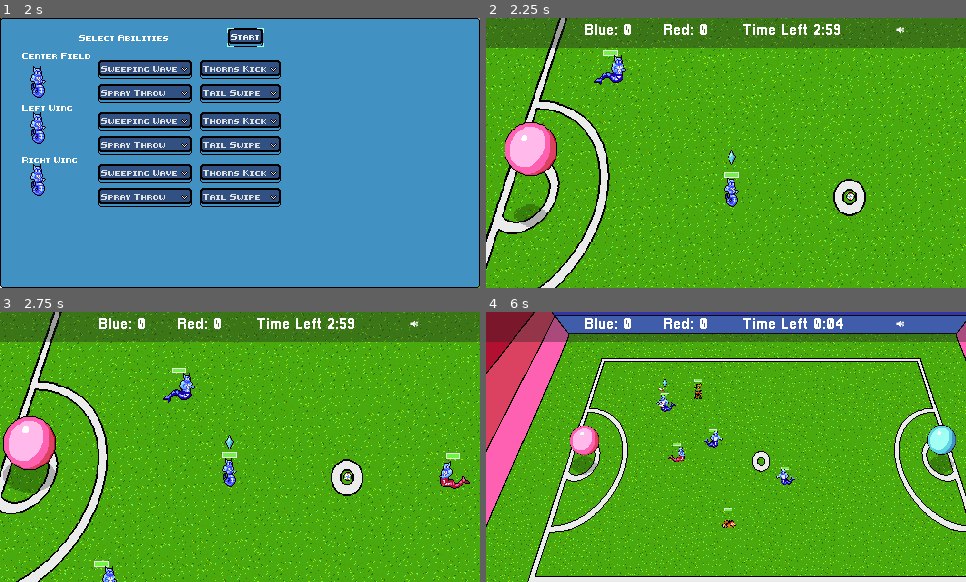
Above: before the commit, frames 1-4 (two rows, left to right).
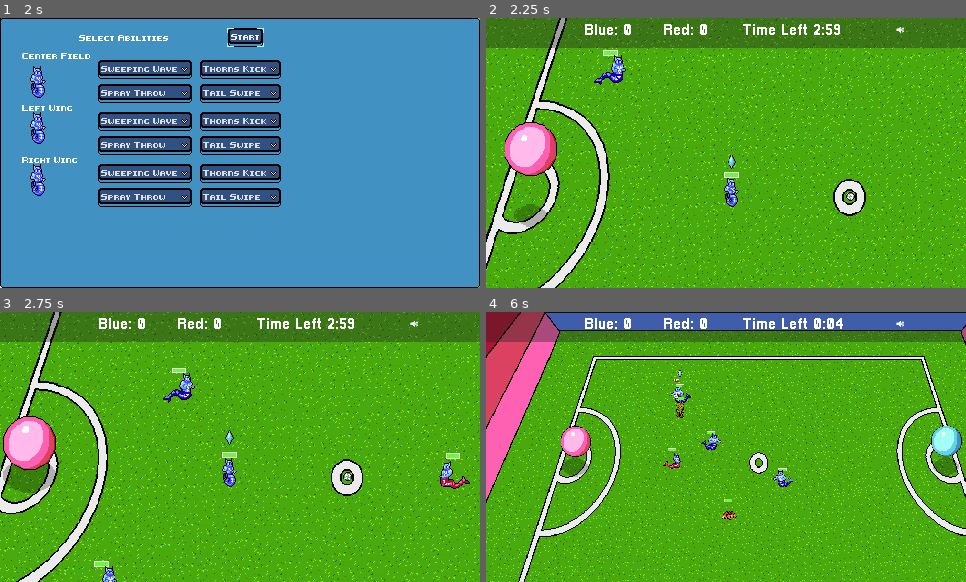
Above: after the commit, the same moments.

Repository: gamkedo-la/Elementaball
Game: Godot game, scene res://UI/StartMenu.tscn
Two runs of this game, one before a commit and one after it. Both use one fixed random seed, a clock stepped at 60 frames per second and the inputs below.
Inputs (mouse positions are in pixels of both pictures, inside the frame that each line leads up to):
- Up to frame 1 (2 s): click "New Game" at 0.5 s; click "Next" at 1.25 s
- Up to frame 2 (2.25 s): click "Start" at 2 s
- Up to frame 3 (2.75 s): no input
- Up to frame 4 (6 s): move the mouse to (802, 328) at 2.77 s; hold Right (ui_right) 2.78-3.53 s; hold T (time_hack) 2.78-3.53 s; move the mouse to (630, 460) at 3.52 s; hold Down (ui_down) 3.53-4.28 s; tap T (time_hack) at 3.6, 5.1 s; move the mouse to (774, 387) at 4.27 s; hold Right (ui_right) 4.28-5.03 s; hold T (time_hack) 4.28-5.03 s; move the mouse to (702, 501) at 5.02 s; hold Up (ui_up) 5.03-5.78 s; move the mouse to (870, 487) at 5.77 s; hold Left (ui_left) from 5.78 s (still down); hold T (time_hack) from 5.78 s (still down)

Frame 1 is identical in both runs. In frame 2, less than 0.1% of the frame differs, in the area x 50-53%, y 48-56%; in frame 3, less than 0.1%; in frame 4, 26%, in the area x 0-100%, y 0-100%.

Commit message:
AI now avoids going out of bounds

Diff:
--- a/Field and Equipment/Ball.gd
+++ b/Field and Equipment/Ball.gd
@@ -241,7 +241,7 @@
 	rng.randomize()
 	var shotIndex = rng.randf_range(0, 2)
 
-	get_node("../Throw In Boundary/CollisionPolygon2D").disabled = true
+	get_node("../Throw In Boundary").set_collision_layer_bit(0, false)
 
 	var kickTarget = possibleShots[shotIndex]
 	var kickDirection = (possibleShots[shotIndex] - self.global_position).normalized() * kickSpeed
@@ -275,7 +275,7 @@
 	var rng = RandomNumberGenerator.new()
 	rng.randomize()
 
-	get_node("../Throw In Boundary/CollisionPolygon2D").disabled = true
+	get_node("../Throw In Boundary").set_collision_layer_bit(0, false)
 	var kickTarget = nearestMate.position
 	var kickDirection = (kickTarget - self.global_position).normalized() * kickSpeed
 	check_player_direction(kickDirection)
--- a/Node2D.tscn
+++ b/Node2D.tscn
@@ -413,7 +413,7 @@
 
 [node name="AnimatedSprite" parent="Player/Health Bar" index="1"]
 visible = true
-frame = 1
+frame = 0
 
 [node name="AnimationTree" parent="Player" index="1"]
 parameters/playback = SubResource( 1 )
@@ -430,7 +430,7 @@
 starting_stats = ExtResource( 10 )
 
 [node name="AnimatedSprite" parent="Player2/Health Bar" index="1"]
-frame = 1
+frame = 0
 
 [node name="AnimationTree" parent="Player2" index="1"]
 parameters/playback = SubResource( 2 )
@@ -445,7 +445,7 @@
 starting_stats = ExtResource( 10 )
 
 [node name="AnimatedSprite" parent="Player3/Health Bar" index="1"]
-frame = 1
+frame = 0
 
 [node name="AnimationTree" parent="Player3" index="1"]
 parameters/playback = SubResource( 3 )
@@ -538,7 +538,7 @@
 
 [node name="AnimatedSprite" parent="Enemy/Health Bar" index="1"]
 position = Vector2( 7.8787, -8.25085 )
-frame = 7
+frame = 6
 
 [node name="AnimationTree" parent="Enemy" index="5"]
 parameters/playback = SubResource( 17 )
@@ -563,7 +563,7 @@
 margin_bottom = -21.0
 
 [node name="AnimatedSprite" parent="Enemy3/Health Bar" index="1"]
-frame = 7
+frame = 6
 
 [node name="AnimationTree" parent="Enemy3" index="5"]
 parameters/playback = SubResource( 18 )
@@ -585,7 +585,7 @@
 margin_bottom = -21.0
 
 [node name="AnimatedSprite" parent="Enemy2/Health Bar" index="1"]
-frame = 7
+frame = 6
 
 [node name="EnemyCollider" parent="Enemy2" index="3"]
 rotation = 1.52987
@@ -910,11 +910,12 @@
 position = Vector2( -127.998, 215.276 )
 
 [node name="Throw In Boundary" type="StaticBody2D" parent="."]
-collision_layer = 0
+collision_layer = 8
+collision_mask = 0
 
 [node name="CollisionPolygon2D" type="CollisionPolygon2D" parent="Throw In Boundary"]
+visible = false
 polygon = PoolVector2Array( -168.208, -142.01, -337.162, 329.927, -71.5145, 328.648, -49.2415, 432.11, -6.47839, 432.11 …(404 unchanged characters)…
-disabled = true
 
 [node name="TournamentStandings" parent="." instance=ExtResource( 39 )]
 
--- a/Players/AIPlayer.gd
+++ b/Players/AIPlayer.gd
@@ -145,7 +145,7 @@
 				check_and_slide()
 
 				#Enable the boundary so the player can't cross into the field when throwing in
-				get_node("../Throw In Boundary/CollisionPolygon2D").disabled = false
+				get_node("../Throw In Boundary").set_collision_layer_bit(0, true)
 
 				ball.throwingIn = true
 				#Player controlled character stops here, player can throw or pass
--- a/Players/Enemy.tscn
+++ b/Players/Enemy.tscn
@@ -711,7 +711,7 @@
 
 [node name="AnimatedSprite" parent="Health Bar" index="1"]
 position = Vector2( -0.14843, -11.9671 )
-frame = 7
+frame = 0
 
 [node name="EnemyCollider" type="CollisionShape2D" parent="."]
 position = Vector2( -0.159099, -0.198006 )
--- a/UI/StartMenu.tscn
+++ b/UI/StartMenu.tscn
@@ -793,7 +793,7 @@
 
 Kyle Black: Start menu, animated logo, asset import fix
 
-Christer \"McFunkypants\" Kaitila: Whistle effect, mute button
+Christer \"McFunkypants\" Kaitila: Whistle effects, mute button
 
 Stebs: Testing"
 autowrap = true
@@ -821,6 +821,7 @@
 
 [node name="BRight" type="Position2D" parent="."]
 position = Vector2( 616.5, 306 )
+
 [connection signal="pressed" from="MainMenu/Control/MarginContainer/HBoxContainer/MenuButtons/Start/StartButton" to="MainMenu/Control/MarginContainer/HBoxContainer/MenuButtons/Start/StartButton" method="_on_StartButton_pressed"]
 [connection signal="ready" from="MainMenu/Control/MarginContainer/HBoxContainer/MenuButtons/Start/StartButton" to="MainMenu/Control/CreditsPanel" method="_on_StartButton_ready"]
 [connection signal="pressed" from="MainMenu/Control/MarginContainer/HBoxContainer/MenuButtons/Credits/CreditsButton" to="MainMenu/Control/CreditsPanel" method="_on_CreditsButton_pressed"]
